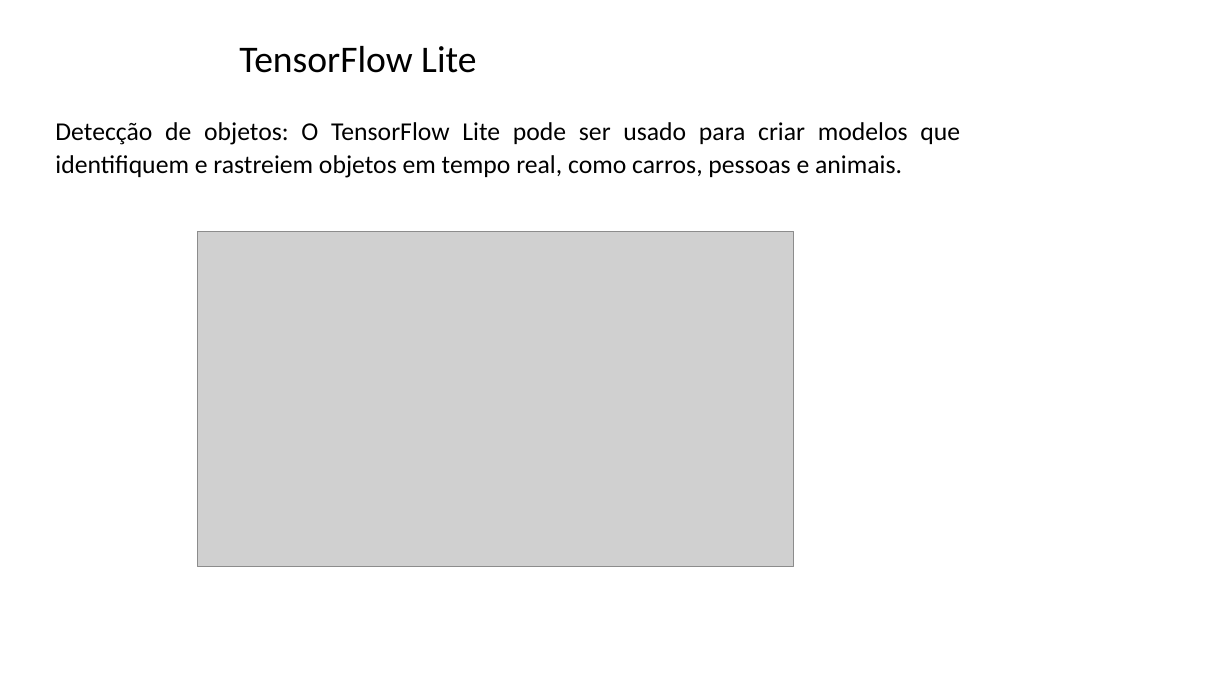
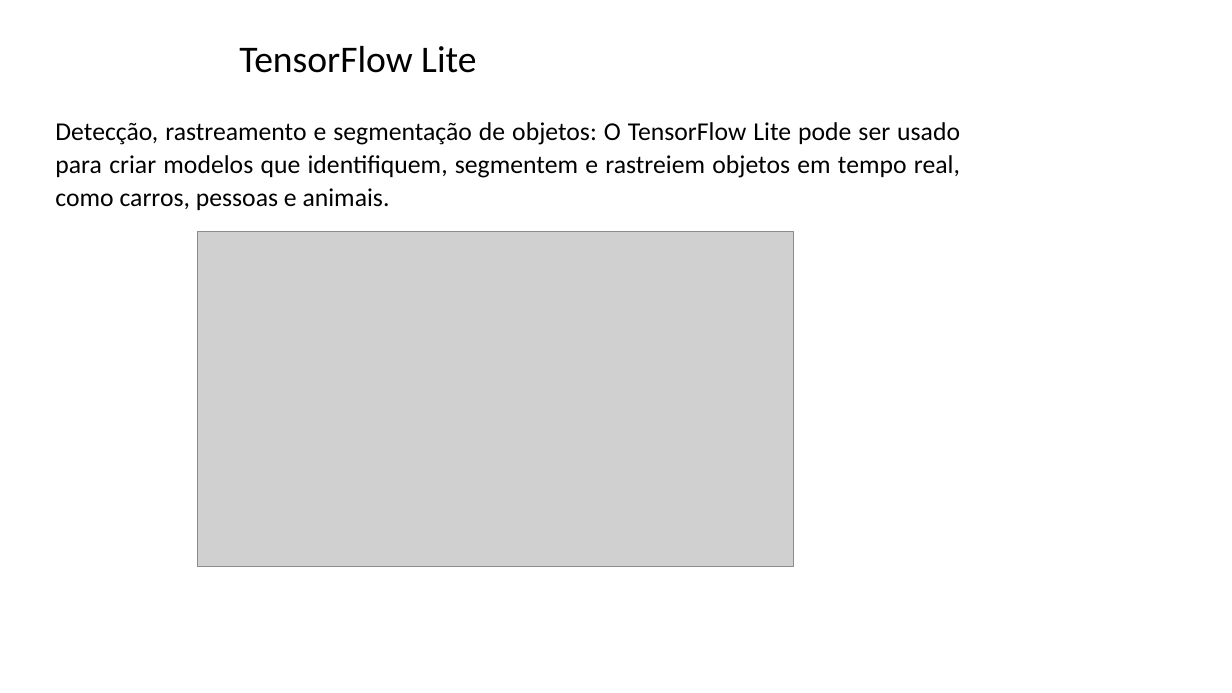
Before and after one commit to zz4fap/tp557-iot-ml, a slide deck: slide 23 of slides/TP557_14_introducao_tensorflowlite.pptx. Drawn at 1232x693 pixels with LibreOffice and Linux fonts; fonts in the diff are those of the drawing; grey boxes stand for pictures; background and template pictures are left out. Boxes give left, top, right and bottom in pixels: in the first picture for what was removed or moved away, otherwise in the second. Text is boxed around its words. In the diff, an @@ line names an element or a change of style, - is before the commit and + after.

```diff
--- a/slides/TP557_14_introducao_tensorflowlite.pptx
+++ b/slides/TP557_14_introducao_tensorflowlite.pptx
@@ text at [55, 122, 960, 210]: text changed @@
-Detecção de objetos: O TensorFlow Lite pode ser usado para criar modelos que identifiquem e rastreiem objetos em tempo real, como carros, pessoas e animais.
+Detecção, rastreamento e segmentação de objetos: O TensorFlow Lite pode ser usado para criar modelos que identifiquem, segmentem e rastreiem objetos em tempo real, como carros, pessoas e animais.
```
Also in this commit, not shown: 5 other slides changed, 1 other file.
